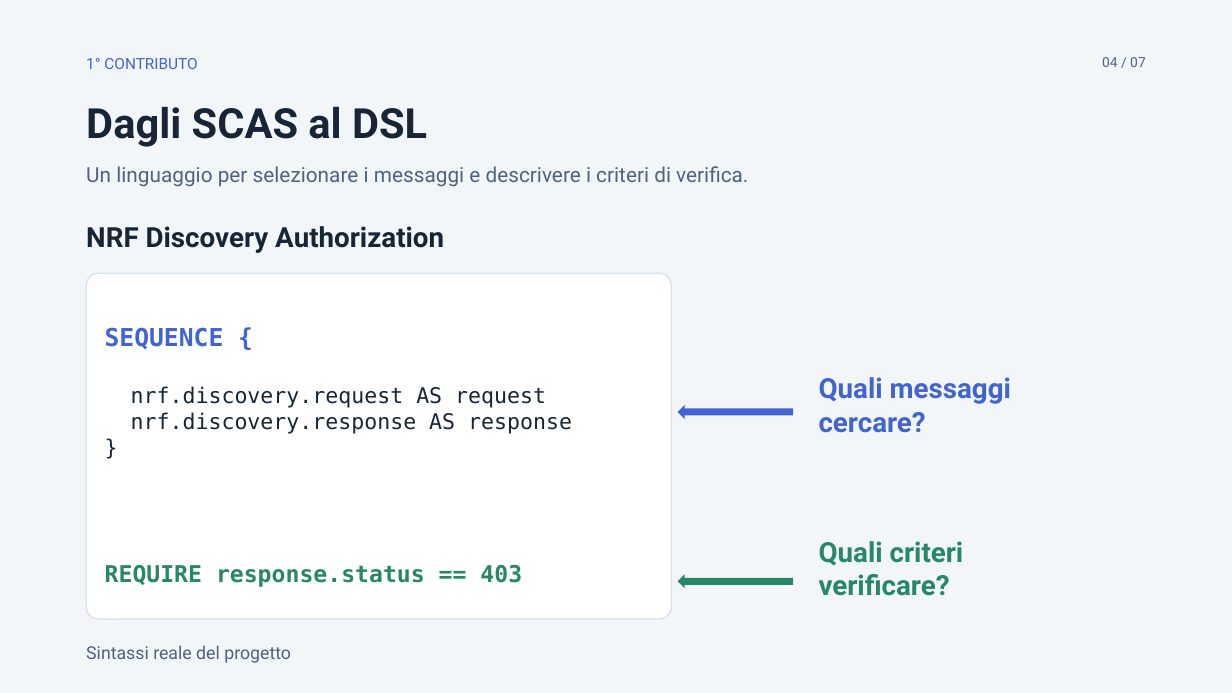
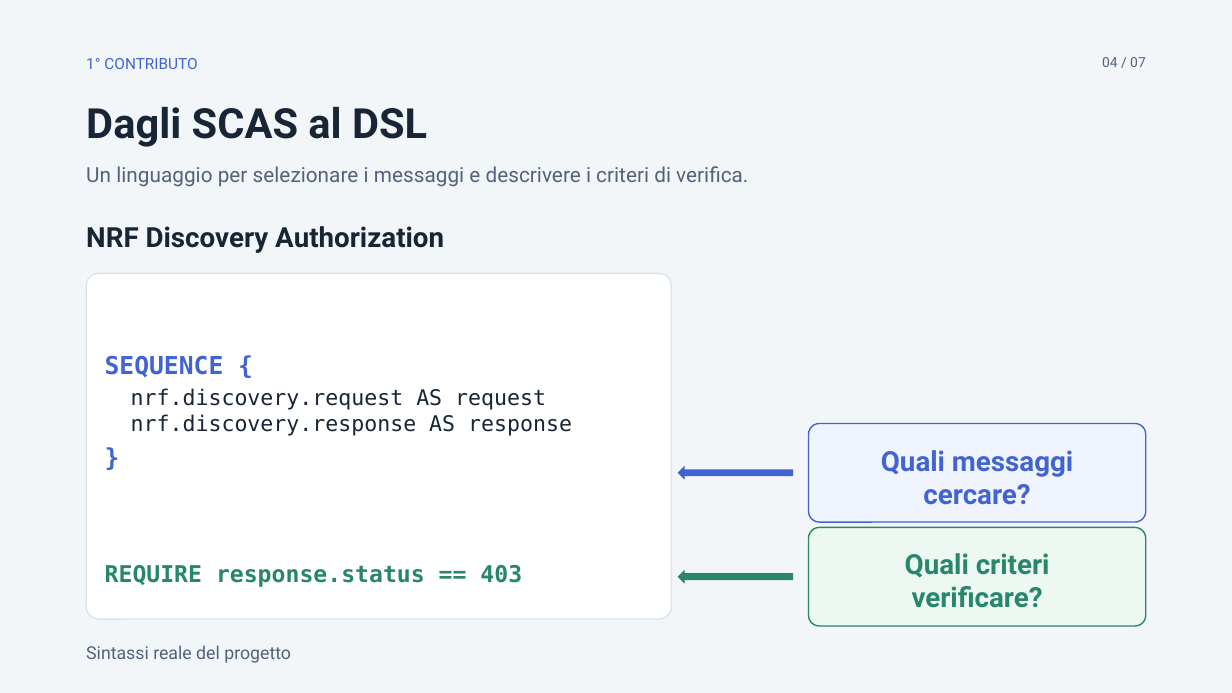
Before and after one commit to desila23/5g-security-assurance-thesis, a slide deck: slide 4 of 5g-thesis-presentation-5min/tesi-5min-statico.pptx. Drawn at 1232x693 pixels with LibreOffice and Linux fonts; fonts in the diff are those of the drawing. Boxes give left, top, right and bottom in pixels: in the first picture for what was removed or moved away, otherwise in the second. Text is boxed around its words. In the diff, an @@ line names an element or a change of style, - is before the commit and + after.

```diff
--- a/5g-thesis-presentation-5min/tesi-5min-statico.pptx
+++ b/5g-thesis-presentation-5min/tesi-5min-statico.pptx
@@ text "SEQUENCE {" moved from (x1=105, y1=327, x2=224, y2=349) to (x1=105, y1=355, x2=224, y2=377) @@
@@ text at (x1=131, y1=388, x2=572, y2=436): paragraph removed @@
-}
@@ text added at (x1=105, y1=442, x2=653, y2=473), 24 pt, text #4264D0, bold @@
+}
@@ rounded rectangle added at (x1=809, y1=423, x2=1146, y2=522), fill #F0F4FF, outline #4264D0 1.35 pt @@
@@ text "Quali messaggi" at (x1=881, y1=450, x2=1073, y2=505): alignment left to centre @@
@@ text "Quali messaggi" moved from (x1=819, y1=377, x2=1011, y2=433) to (x1=881, y1=450, x2=1073, y2=505) @@
@@ left arrow moved from (x1=678, y1=405, x2=793, y2=419) to (x1=678, y1=466, x2=793, y2=480) @@
@@ rounded rectangle added at (x1=809, y1=528, x2=1146, y2=626), fill #EEF8F3, outline #278766 1.35 pt @@
@@ text "Quali criteri" moved from (x1=819, y1=541, x2=964, y2=596) to (x1=905, y1=553, x2=1050, y2=608) @@
@@ text "Quali criteri" at (x1=905, y1=553, x2=1050, y2=608): alignment left to centre @@
@@ left arrow moved from (x1=678, y1=574, x2=793, y2=588) to (x1=678, y1=570, x2=793, y2=584) @@
```
Also in this commit, not shown: 4 other slides changed, 4 other files.
